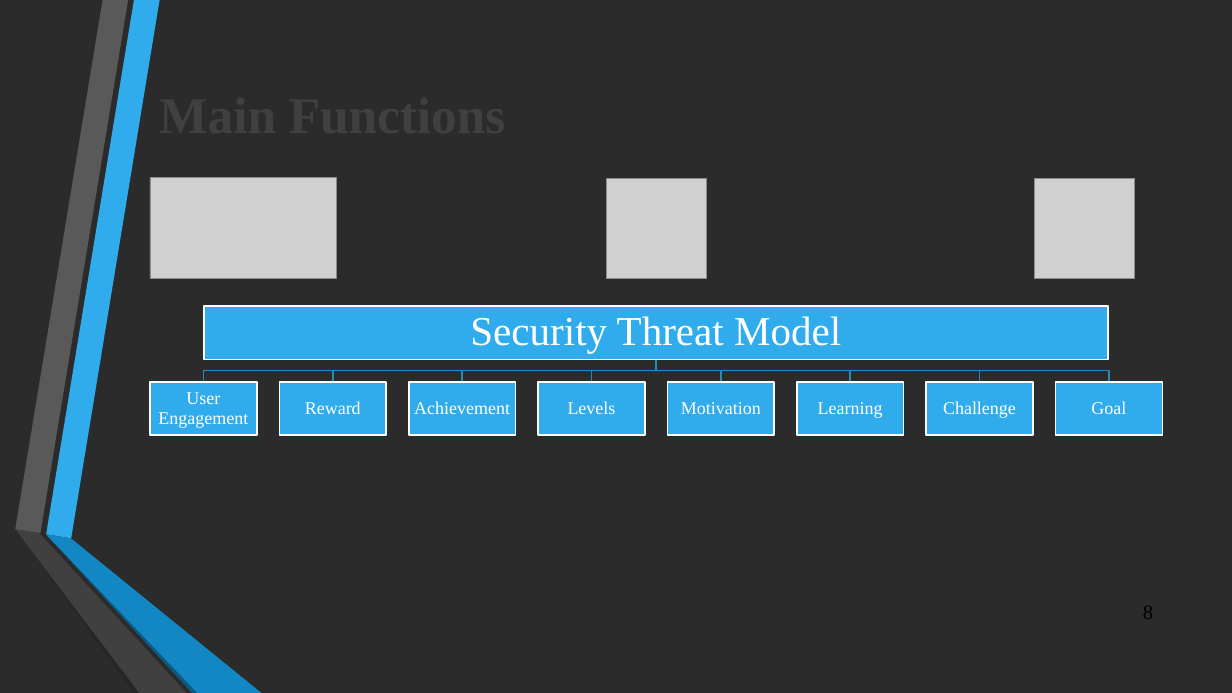
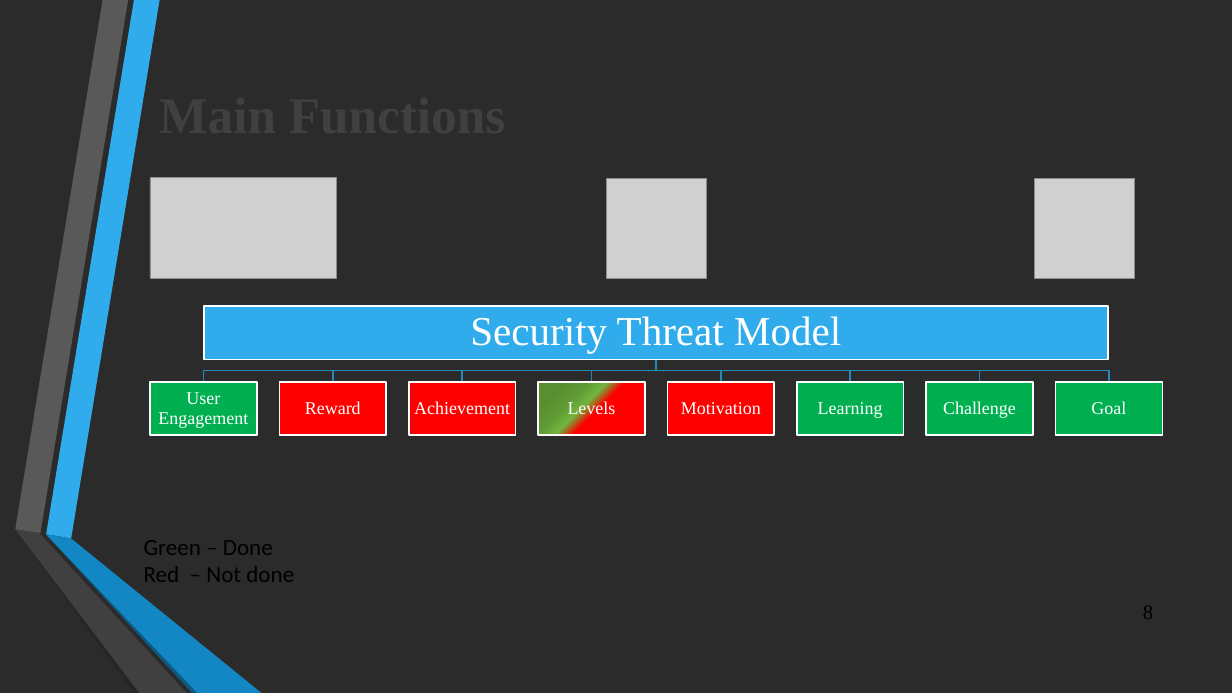
Before and after one commit to OmarSedkyUI/CyberLearningAdventureJunior, a slide deck: slide 8 of Graduation_Project_Presentation_Seminar2.pptx. Drawn at 1232x693 pixels with LibreOffice and Linux fonts; fonts in the diff are those of the drawing; grey boxes stand for pictures; background and template pictures are left out; a plain dark background stands for a picture behind light text. Boxes give left, top, right and bottom in pixels: in the first picture for what was removed or moved away, otherwise in the second. Text is boxed around its words. In the diff, an @@ line names an element or a change of style, - is before the commit and + after.

```diff
--- a/Graduation_Project_Presentation_Seminar2.pptx
+++ b/Graduation_Project_Presentation_Seminar2.pptx
@@ rectangle at (538, 382, 645, 435): fill #30ACEC to gradient #FF0000 to #71B63E to #5F9934 to #598F31 @@
@@ fill #30ACEC to #FF0000 in 3 elements at (279, 382, 386, 435), (409, 382, 516, 435), (667, 382, 775, 435) @@
@@ fill #30ACEC to #00B050 in 4 elements at (150, 382, 257, 435), (797, 382, 904, 435), (926, 382, 1033, 435), (1055, 382, 1163, 435) @@
@@ text added at (144, 540, 294, 582), 18 pt, text #000000 @@
+Green – Done
+Red – Not done
```
Also in this commit, not shown: 2 other slides changed.
